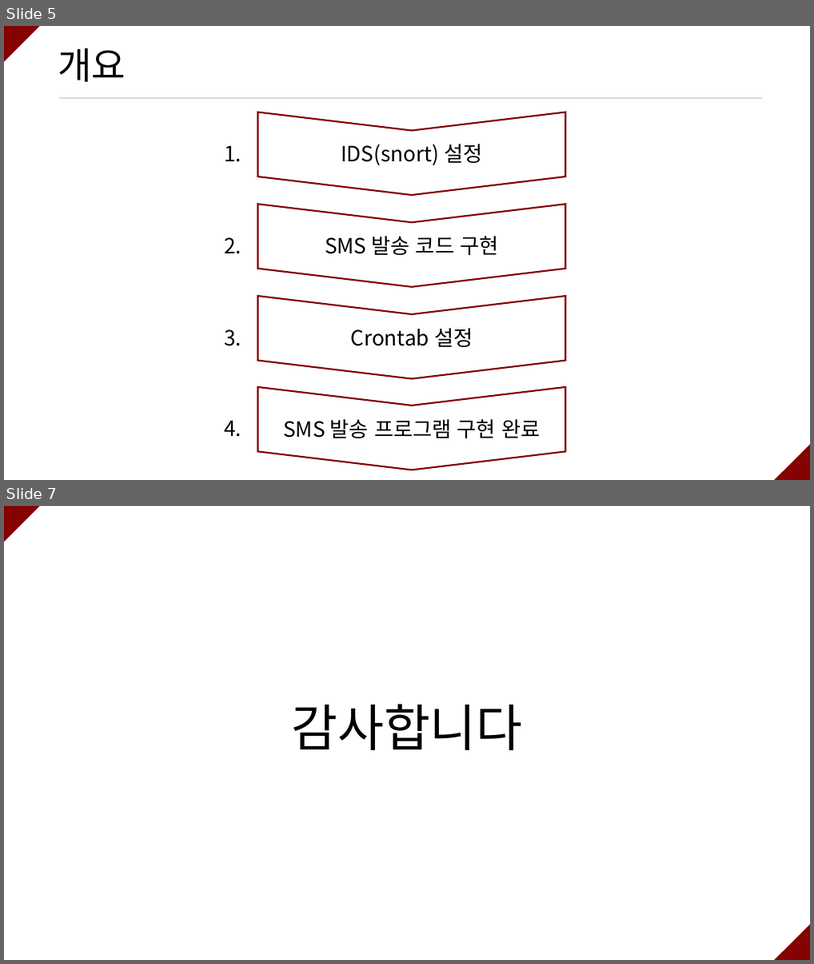
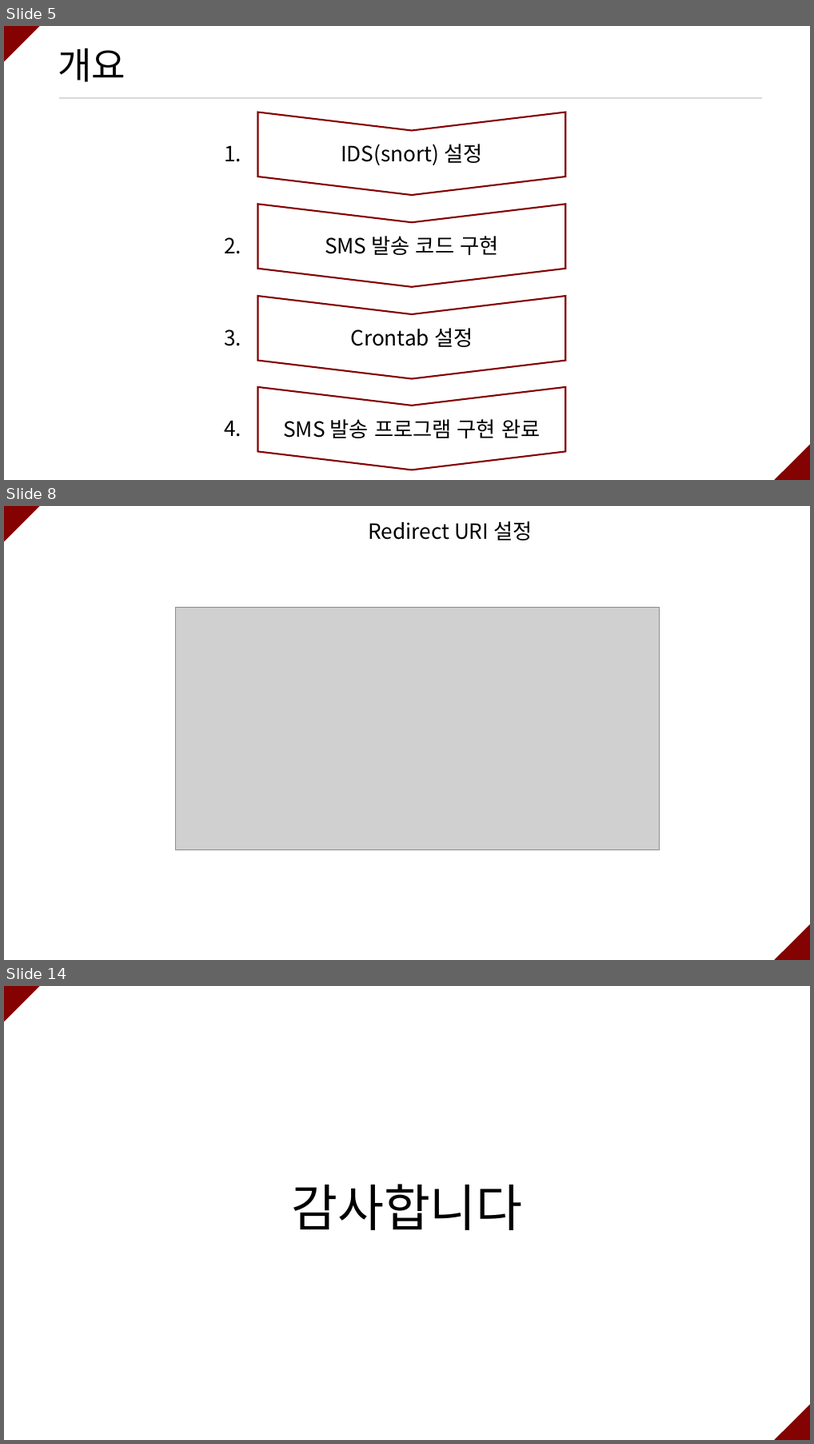
Before and after one commit to ramieeee/self_learning, a slide deck: semi_projects/쇼핑몰 옷 사이즈 확인 크롤링/쇼핑몰 옷 사이즈 확인 크롤링.pptx. Shown one above the other, each under a label of ours: slides 5 and 7 before the commit, slides 5, 8 and 14 after it; the slides between them are not shown. The pictures are 814x964 and 814x1444 pixels, drawn with LibreOffice and Linux fonts; fonts in the diff are those of the drawing; grey boxes stand for pictures. Boxes give left, top, right and bottom in pixels: in the first picture for what was removed or moved away, otherwise in the second. Text is boxed around its words. In the diff, an @@ line names an element or a change of style, - is before the commit and + after.

```diff
--- a/semi_projects/쇼핑몰 옷 사이즈 확인 크롤링/쇼핑몰 옷 사이즈 확인 크롤링.pptx
+++ b/semi_projects/쇼핑몰 옷 사이즈 확인 크롤링/쇼핑몰 옷 사이즈 확인 크롤링.pptx
@@ slide 8 added at <box>4,506,810,960</box>, background #FFFFFF @@
@@ triangle added at <box>4,506,40,542</box>, fill #840202 @@
@@ text added at <box>369,521,532,540</box>, 25 pt, text #000000 @@
+Redirect URI 설정
@@ picture added at <box>175,607,659,850</box> @@
@@ triangle added at <box>774,924,810,960</box>, fill #840202 @@
@@ what was slide 7 is now slide 14 @@
```
Also in this commit, not shown: 1 slide changed, 6 other slides added.
